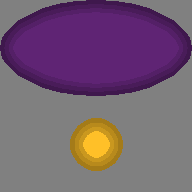
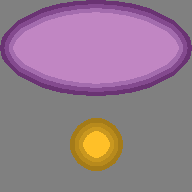
Two versions of the same layered image (192 × 192). Layer-by-layer changes:
painted on "Layer 1 copy 3" over 0, 0, 192, 96
